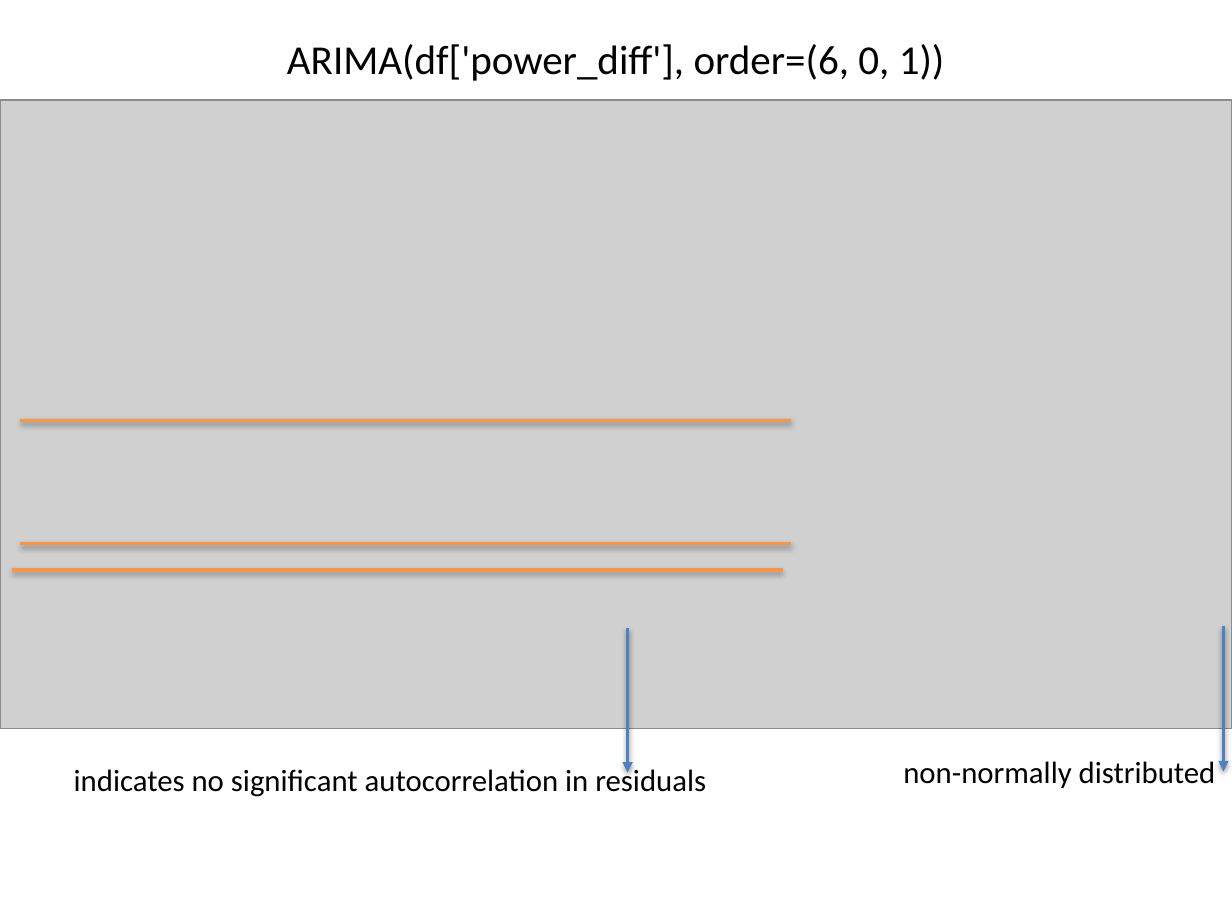
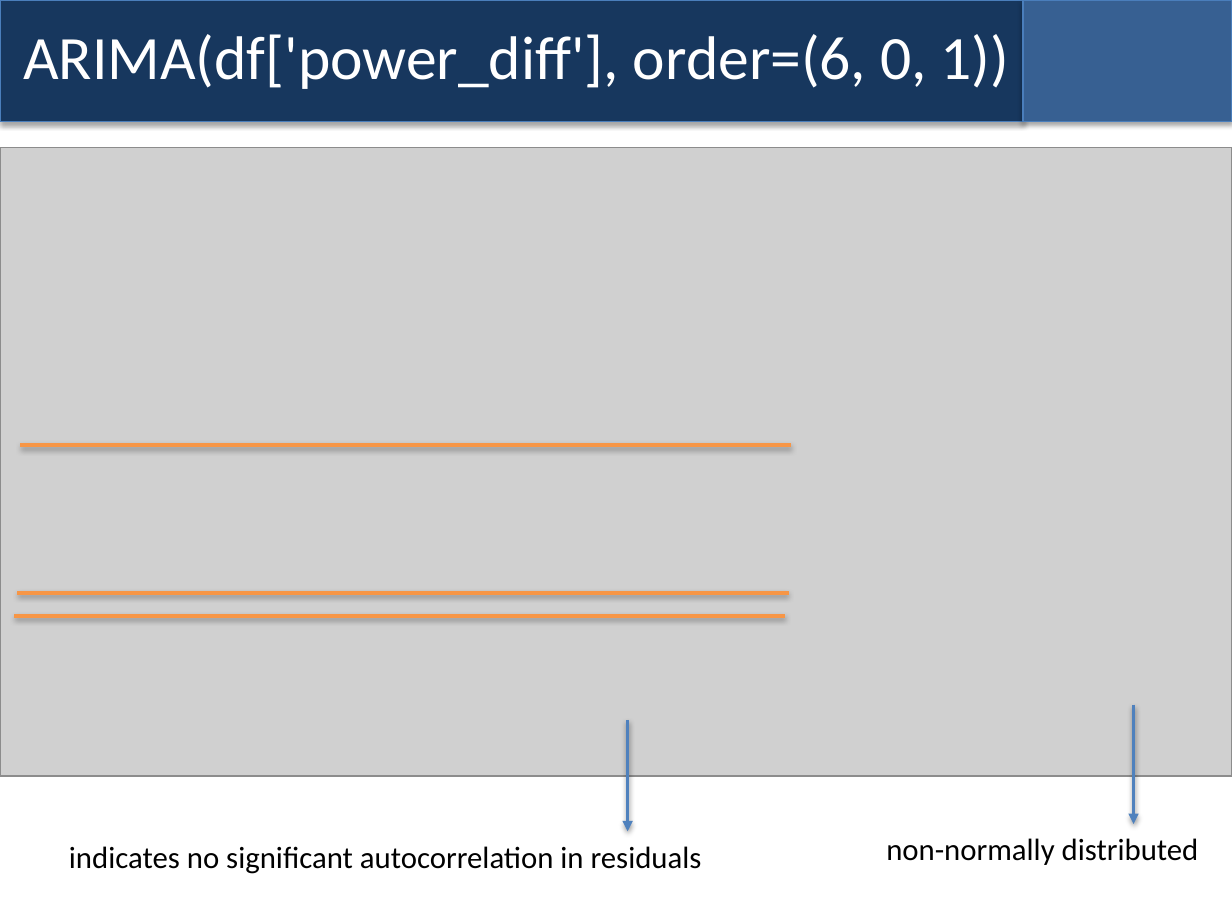
Before and after one commit to bhusalgokarna/Ds_FinalProject, a slide deck: slide 14 of models/Time_Series_EDA_Forecasting_Model_.pptx. Drawn at 1232x924 pixels with LibreOffice and Linux fonts; fonts in the diff are those of the drawing; grey boxes stand for pictures. Boxes give left, top, right and bottom in pixels: in the first picture for what was removed or moved away, otherwise in the second. Text is boxed around its words. In the diff, an @@ line names an element or a change of style, - is before the commit and + after.

```diff
--- a/models/Time_Series_EDA_Forecasting_Model_.pptx
+++ b/models/Time_Series_EDA_Forecasting_Model_.pptx
@@ rectangle added at (0,0,1023,122), fill #17375E, outline #4B7EBC 0.75 pt @@
@@ rectangle added at (1023,0,1232,122), fill #376092, outline #4B7EBC 0.75 pt @@
@@ title "ARIMA(df['power_diff'], order=(6, 0, 1))": place and size @@
-title "ARIMA(df['power_diff'], order=(6, 0, 1))" at (287,44,945,81)
+title "ARIMA(df['power_diff'], order=(6, 0, 1))" at (23,34,1009,89)
@@ title "ARIMA(df['power_diff'], order=(6, 0, 1))" at (23,34,1009,89): size 24 to 36 pt, text colour #000000 to #FFFFFF; alignment centre to left @@
@@ picture: place and size @@
-picture at (0,100,1232,728)
+picture at (0,148,1232,776)
@@ line moved from (20, 420) - (791, 420) to (20, 445) - (791, 445) @@
@@ line moved from (20, 543) - (791, 543) to (17, 593) - (788, 593) @@
@@ line moved from (11, 570) - (782, 570) to (15, 616) - (785, 616) @@
@@ arrow moved from (627, 627) - (627, 772) to (627, 719) - (627, 832) @@
@@ arrow moved from (1223, 626) - (1223, 771) to (1133, 705) - (1133, 824) @@
@@ text "indicates no significant autocorrelation in ..." rewrapped from (74,765,706,797) to (69,846,702,874) @@
@@ text "non-normally distributed": place and size @@
-text "non-normally distributed" at (903,761,1216,788)
+text "non-normally distributed" at (886,838,1199,865)
```
Also in this commit, not shown: 22 other slides changed, 2 slides added, 2 slides removed, 1 other file.
